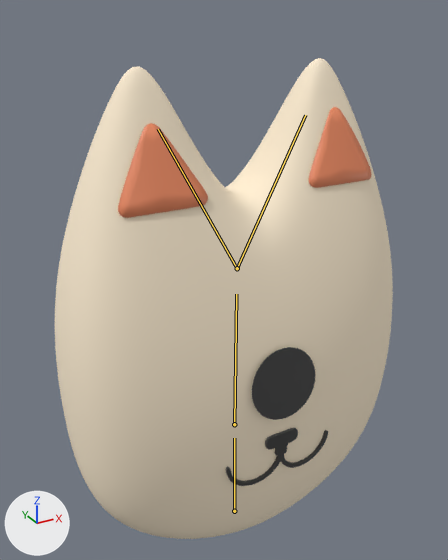
Before and after pictures for a commit that changed the glTF model public/scene/mascotRoom.glb.
Both versions are drawn from a camera (50 mm lens) standing at (-2.71, -4.67, 5.78) and looking at (-0.06, 0.14, 3.37). Lighting does not change. The marker at lower left points along +X, +Y and +Z. The bones that bend it are drawn over the model as lines.

Names of what the first picture shows: 'Body', 'Circle.051', 'Ears', 'Mouth Closed'.
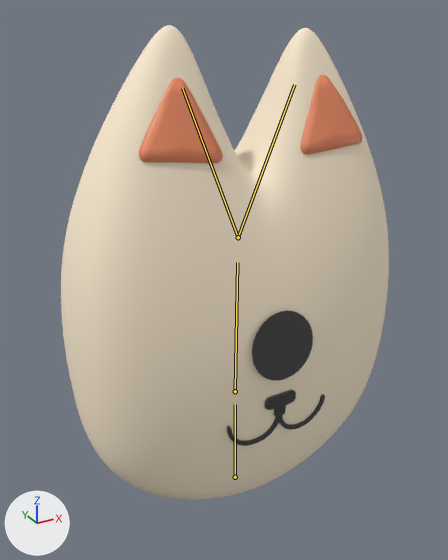
The newer file adds an action. The first version stands in its rest pose; the second is drawn at frame 16 of the action 'Animation'.

Pixel boxes (x1, y1, x2, y2) of what changed, in the pictures (448 x 560 px):
```json
{"object": "Body", "change": "posed", "before": [55, 58, 393, 539], "after": [61, 25, 389, 500]}
{"object": "Ears", "change": "posed", "before": [118, 107, 372, 218], "after": [139, 75, 362, 163], "on screen": "12% narrower, 21% shorter"}
{"object": "Mouth Closed", "change": "posed", "before": [226, 428, 328, 486], "after": [227, 390, 325, 446]}
{"bone": "Bottom", "before": "(234, 511) to (234, 438)", "after": "(235, 477) to (235, 404)"}
{"bone": "Ear Right", "before": "(237, 268) to (305, 115)", "after": "(238, 237) to (294, 84)"}
{"bone": "Ear Left", "before": "(237, 268) to (158, 129)", "after": "(238, 237) to (182, 88)"}
```

Scene script edits in JSON lines:
```json
{"block": "bone_bottom", "where": "bone_bottom = bpy.data.objects['Armature.006'].pose.bones['Bottom']"}
{"op": "set", "path": "bone_bottom.location", "old": "(0.0, 0.0, 0.0)", "new": "(0.0, 0.416, 0.008)"}
{"op": "set", "path": "bone_bottom.scale", "old": "(1.0, 1.0, 1.0)", "new": "(0.94, 0.94, 0.94)"}
{"block": "bone_ear_right", "where": "bone_ear_right = bpy.data.objects['Armature.006'].pose.bones['Ear Right']  # child of 'Middle'"}
{"op": "set", "path": "bone_ear_right.rotation_quaternion", "old": "(1.0, 0.0, 0.0, 0.0)", "new": "(0.999, 0.006, -0.001, 0.041)", "note": "degrees (0, 0, 0) -> degrees (1, 0, 5)"}
{"block": "bone_ear_left", "where": "bone_ear_left = bpy.data.objects['Armature.006'].pose.bones['Ear Left']  # child of 'Middle'"}
{"op": "set", "path": "bone_ear_left.rotation_quaternion", "old": "(1.0, 0.0, 0.0, 0.0)", "new": "(0.998, 0.004, 0.001, -0.064)", "note": "degrees (0, 0, 0) -> degrees (0, 0, -7)"}
```
